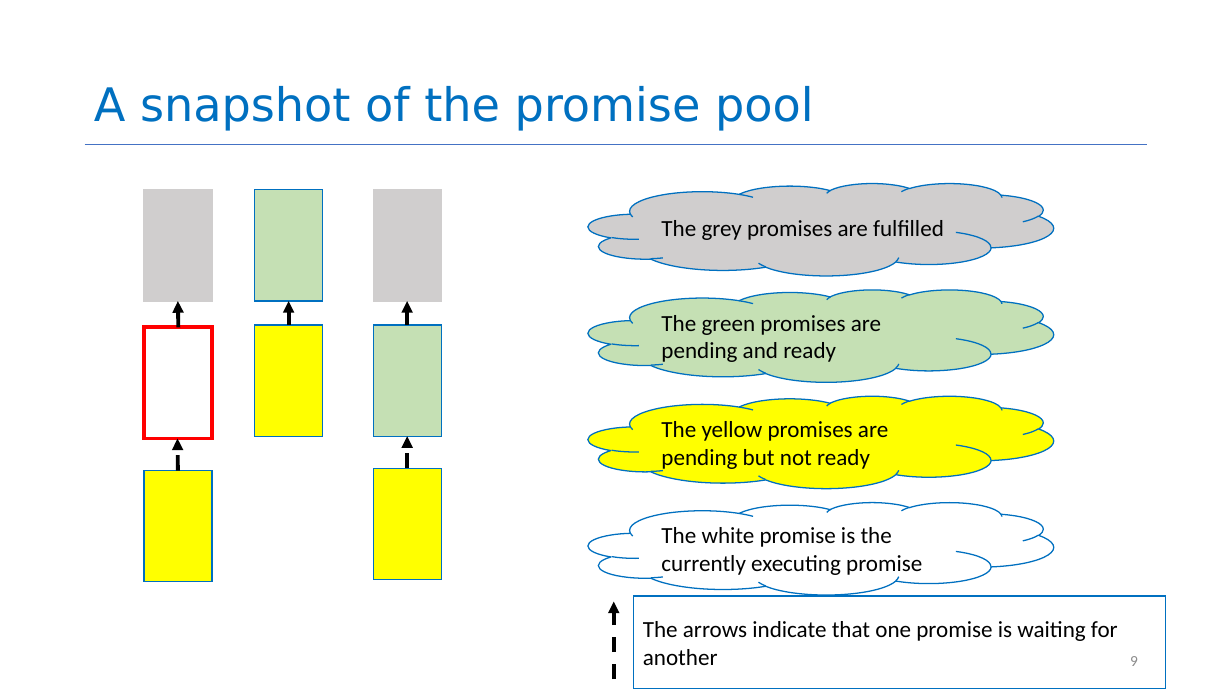
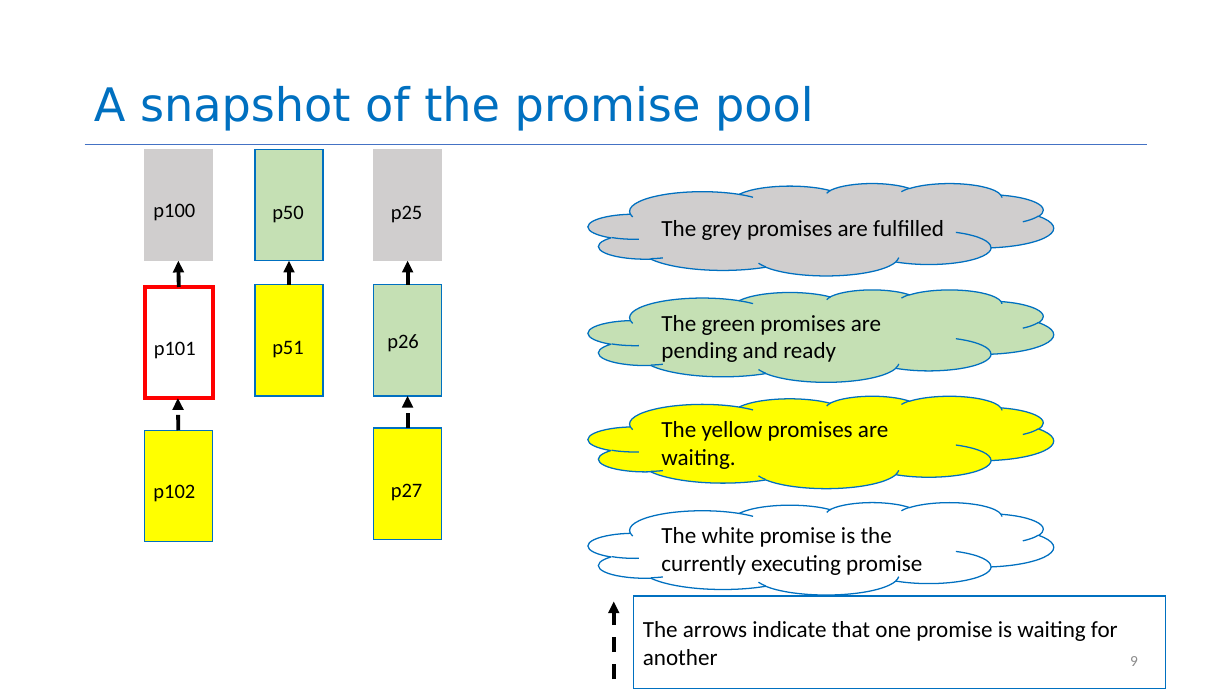
Before and after one commit to neu-se/CS4530-Spring-2025, a slide deck: slide 9 of Slides/Module 06 Concurrency Patterns in Typescript.pptx. Drawn at 1232x693 pixels with LibreOffice and Linux fonts; fonts in the diff are those of the drawing. Boxes give left, top, right and bottom in pixels: in the first picture for what was removed or moved away, otherwise in the second. Text is boxed around its words. In the diff, an @@ line names an element or a change of style, - is before the commit and + after.

```diff
--- a/Slides/Module 06 Concurrency Patterns in Typescript.pptx
+++ b/Slides/Module 06 Concurrency Patterns in Typescript.pptx
@@ text in rectangle at <box>153,203,195,221</box>: text added @@
+p100
@@ text in rectangle at <box>272,205,303,223</box>: text added @@
+p50
@@ text in rectangle at <box>391,205,422,223</box>: text added @@
+p25
@@ 8 rectangles, 5 arrows: place and size @@
-8 rectangles, 5 arrows at <box>144,189,442,581</box>
+8 rectangles, 5 arrows at <box>144,150,442,542</box>
@@ text in rectangle at <box>154,341,196,359</box>: text added @@
+p101
@@ text in rectangle at <box>272,340,303,358</box>: text added @@
+p51
@@ text in rectangle at <box>387,334,418,352</box>: text added @@
+p26
@@ text in cloud at <box>661,421,888,471</box>: text changed @@
-The yellow promises are pending but not ready
+The yellow promises are waiting.
@@ text in rectangle at <box>153,484,195,502</box>: text added @@
+p102
@@ text in rectangle at <box>391,483,422,501</box>: text added @@
+p27
```
Also in this commit, not shown: 4 other slides changed, 1 other file.
